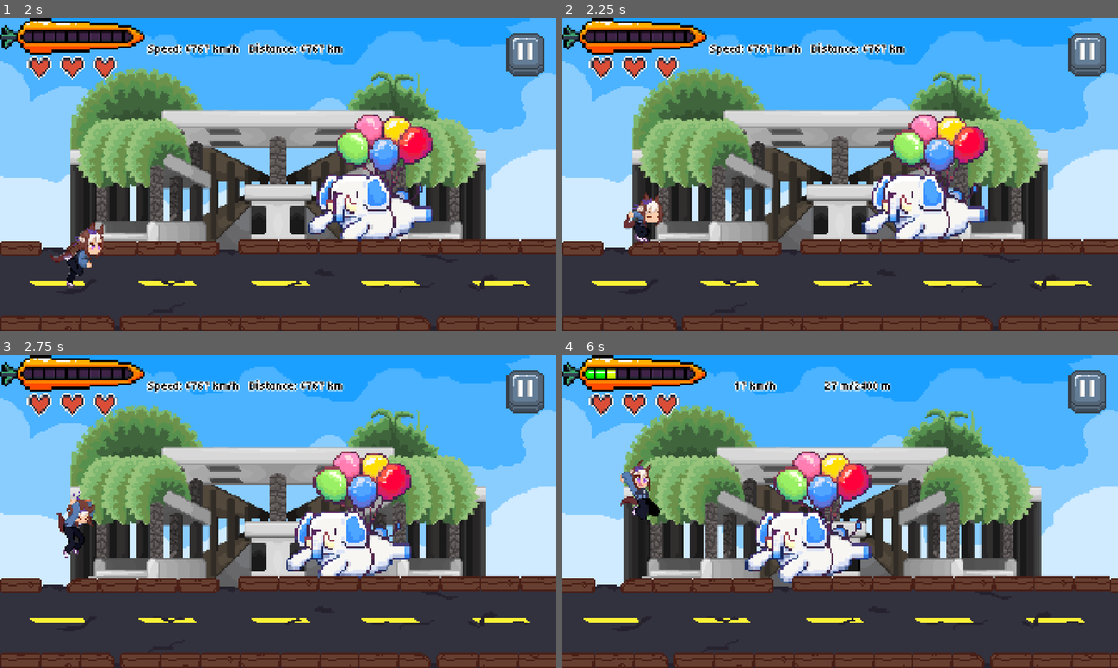
Above: before the commit, frames 1-4 (two rows, left to right).
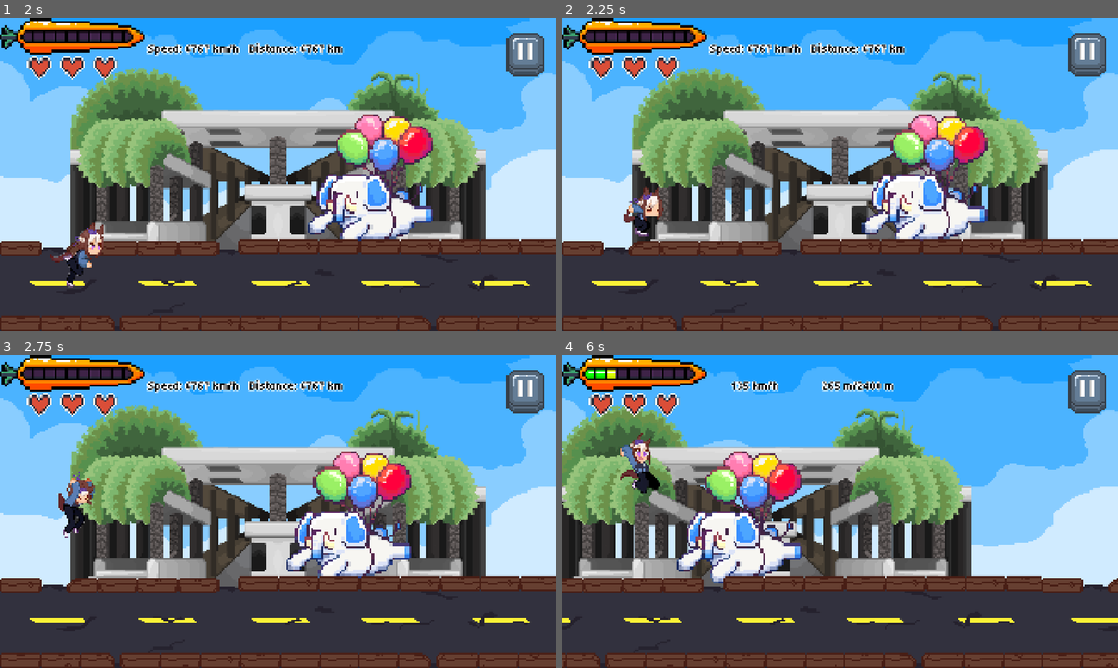
Above: after the commit, the same moments.

Repository: sbxte/sparta26-gamedev
Game: Godot game, scene res://scenes/ui/main_menu.tscn
The game is run twice, just before and just after one commit, with the same random seed, the same clock (stepped at 60 frames per second) and the same inputs.
Inputs (mouse positions are in pixels of both pictures, inside the frame that each line leads up to):
- Up to frame 1 (2 s): click (283, 202) at 0.5 s; click (278, 174) at 1.25 s
- Up to frame 2 (2.25 s): hold Up (ui_up) from 2.03 s (still down); hold Shift (boost) from 2.03 s (still down)
- Up to frame 3 (2.75 s): keep holding Up (ui_up); keep holding Shift (boost)
- Up to frame 4 (6 s): release Shift (boost) at 2.78 s; tap Shift (boost) at 2.85, 4.35, 5.85 s; release Up (ui_up) at 3.53 s; hold Down (ui_down) 3.53-4.28 s; hold Shift (boost) 3.53-4.28 s; hold Up (ui_up) 4.28-5.78 s; hold Shift (boost) 5.03-5.78 s; hold Down (ui_down) from 5.78 s (still down)

Frame 1 is identical in both runs. In frame 2, 0.6% of the frame differs, in the area x 11-19%, y 53-72%; in frame 3, 1.1%; in frame 4, 42%, in the area x 0-100%, y 8-100%.

Commit message:
test: prevent impossible cases

Diff:
--- a/scenes/obstacles/car.tscn
+++ b/scenes/obstacles/car.tscn
@@ -15,11 +15,10 @@
 }]
 
 [sub_resource type="RectangleShape2D" id="RectangleShape2D_bnxdp"]
-size = Vector2(272, 156)
+size = Vector2(200, 118)
 
 [node name="Car" type="Node2D" unique_id=1864811565 node_paths=PackedStringArray("sprite", "area")]
 script = ExtResource("1_u04pm")
-left = true
 sprite = NodePath("AnimatedSprite2D")
 area = NodePath("Area2D")
 
@@ -29,6 +28,7 @@
 [node name="Area2D" type="Area2D" parent="." unique_id=2107855764]
 
 [node name="CollisionShape2D" type="CollisionShape2D" parent="Area2D" unique_id=1374475605]
+position = Vector2(12, 19)
 shape = SubResource("RectangleShape2D_bnxdp")
 
 [connection signal="body_shape_entered" from="Area2D" to="." method="_on_area_2d_body_shape_entered"]
--- a/scenes/obstacles/flying_roga.tscn
+++ b/scenes/obstacles/flying_roga.tscn
@@ -19,7 +19,7 @@
 }]
 
 [sub_resource type="RectangleShape2D" id="RectangleShape2D_bnxdp"]
-size = Vector2(360, 204)
+size = Vector2(304, 204)
 
 [node name="FlyingRoga" type="Node2D" unique_id=1864811565 node_paths=PackedStringArray("sprite", "area")]
 script = ExtResource("1_h7ymt")
@@ -33,7 +33,7 @@
 [node name="Area2D" type="Area2D" parent="." unique_id=2107855764]
 
 [node name="CollisionShape2D" type="CollisionShape2D" parent="Area2D" unique_id=1374475605]
-position = Vector2(0, 101)
+position = Vector2(-8, 101)
 shape = SubResource("RectangleShape2D_bnxdp")
 
 [connection signal="body_shape_entered" from="Area2D" to="." method="_on_area_2d_body_shape_entered"]
--- a/scenes/segment/filler2.tscn
+++ b/scenes/segment/filler2.tscn
@@ -31,7 +31,7 @@
 right = true
 
 [node name="FlyingRoga" parent="." unique_id=1151917989 instance=ExtResource("4_jv82p")]
-position = Vector2(1659, 555)
+position = Vector2(1928, 555)
 speed = 15.0
 base_spawn_chance = 0.25
 
@@ -47,6 +47,6 @@
 right = true
 
 [node name="FlyingRoga2" parent="." unique_id=989675761 instance=ExtResource("4_jv82p")]
-position = Vector2(3507, 555)
+position = Vector2(3776, 555)
 speed = 15.0
 base_spawn_chance = 0.25
--- a/scenes/segment/filler3.tscn
+++ b/scenes/segment/filler3.tscn
@@ -46,12 +46,6 @@
 speed = 30.0
 right = true
 
-[node name="Car5" parent="." unique_id=848750707 instance=ExtResource("3_jtkxd")]
-position = Vector2(2716, 827)
-speed = 30.0
-right = true
-base_spawn_chance = 1.0
-
 [node name="Car6" parent="." unique_id=245724418 instance=ExtResource("3_jtkxd")]
 position = Vector2(3017, 822)
 speed = 30.0
--- a/scenes/segment/griya.tscn
+++ b/scenes/segment/griya.tscn
@@ -4,7 +4,6 @@
 [ext_resource type="Texture2D" uid="uid://ctdd7rl56scey" path="res://assets/foregrounds/foreground.png" id="2_8p6pt"]
 [ext_resource type="Texture2D" uid="uid://ojtpdu02gccb" path="res://assets/backgrounds/griya.png" id="2_xtnfj"]
 [ext_resource type="PackedScene" uid="uid://cug1c72jtgr8j" path="res://scenes/obstacles/car.tscn" id="3_xtnfj"]
-[ext_resource type="PackedScene" uid="uid://ceyogol2mnyqk" path="res://scenes/obstacles/flying_roga.tscn" id="4_ddxy0"]
 
 [node name="GriyaSegment" type="Node2D" unique_id=1160094697]
 script = ExtResource("1_kckyk")
@@ -40,8 +39,3 @@
 position = Vector2(1707, 828)
 speed = 0.0
 base_spawn_chance = 0.7
-
-[node name="FlyingRoga" parent="." unique_id=263970194 instance=ExtResource("4_ddxy0")]
-position = Vector2(1255, 555)
-speed = 20.0
-base_spawn_chance = 0.25
--- a/scenes/session.tscn
+++ b/scenes/session.tscn
@@ -110,6 +110,8 @@
 script = ExtResource("1_eemmi")
 segment_handler = NodePath("Segments")
 speed_curve = SubResource("Curve_jw3sc")
+time_to_max_speed = 5.0
+max_speed = 500.0
 player_ui = NodePath("PlayerUI")
 
 [node name="Background" type="Sprite2D" parent="." unique_id=545987906]
@@ -133,6 +135,7 @@
 [node name="Player" type="CharacterBody2D" parent="." unique_id=910925497 node_paths=PackedStringArray("sprite_run", "collision_run", "sprite_jump", "collision_jump", "sprite_slide", "collision_slide")]
 position = Vector2(271, 774)
 script = ExtResource("1_w6gu6")
+jump_vel = 1100.0
 sprite_run = NodePath("Run")
 collision_run = NodePath("RunShape")
 sprite_jump = NodePath("Jump")
